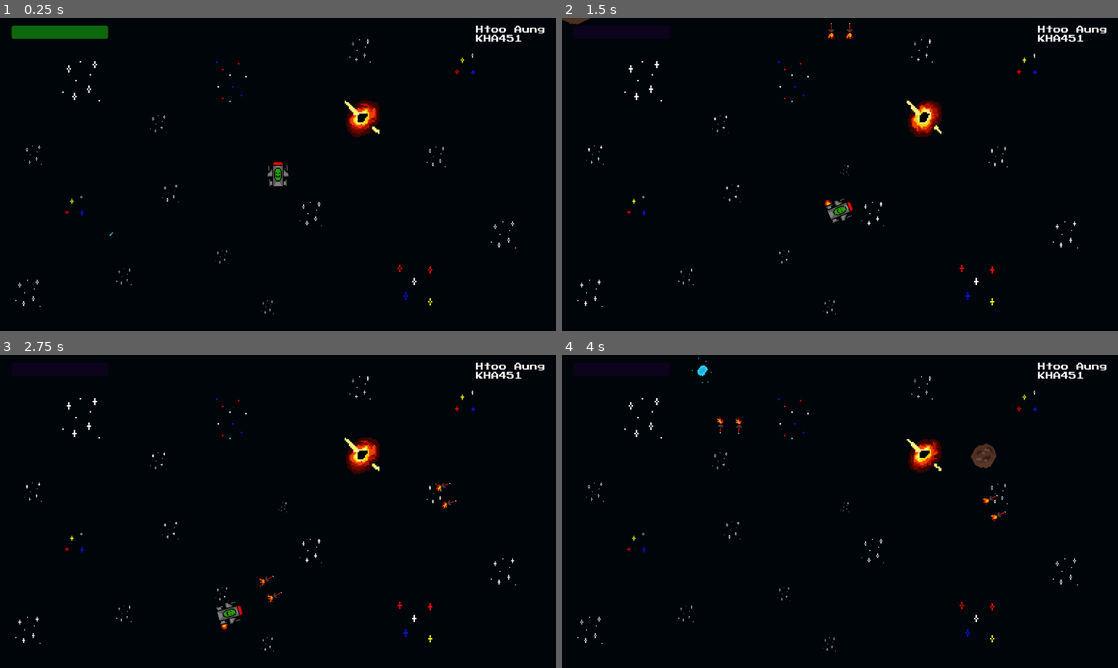
Above: before the commit, frames 1-4 (two rows, left to right).
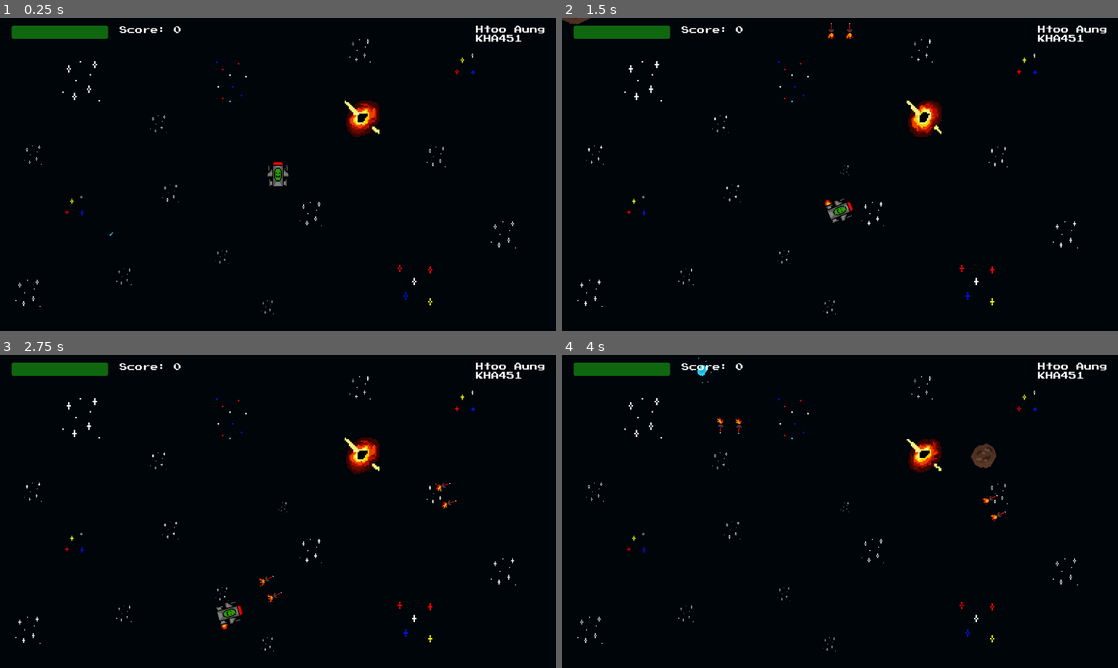
Above: after the commit, the same moments.

Repository: htoo-aung/Asteroids
Game: Godot game, scene res://scenes/main.tscn
Two runs of this game, one before a commit and one after it. Both use one fixed random seed, a clock stepped at 60 frames per second and the inputs below.
Inputs:
- Up to frame 1 (0.25 s): no input
- Up to frame 2 (1.5 s): hold D (rotate_right) 0.53-1.28 s; hold Space (shoot) 0.53-1.28 s; tap , (take_damage) at 0.8, 1.35 s; hold A (rotate_left) from 1.28 s (still down)
- Up to frame 3 (2.75 s): tap Space (shoot) at 1.55 s; release A (rotate_left) at 2.03 s; hold D (rotate_right) from 2.03 s (still down); hold Space (shoot) from 2.03 s (still down); tap , (take_damage) at 2.3 s
- Up to frame 4 (4 s): release Space (shoot) at 2.78 s; tap , (take_damage) at 2.85, 3.8 s; tap Space (shoot) at 3.05 s; release D (rotate_right) at 3.53 s; hold A (rotate_left) from 3.53 s (still down); hold Space (shoot) from 3.53 s (still down)

The runs differ from the first frame. In frame 1, 0.1% of the frame differs, in the area x 21-33%, y 2-5%; in frame 2, 0.8%, in the area x 2-33%, y 2-7%; in frame 3, 0.8%; in frame 4, 0.8%.

Commit message:
added score a functional score system

Diff:
--- /dev/null
+++ b/scenes/game_manager.tscn
@@ -0,0 +1,6 @@
+[gd_scene load_steps=2 format=3 uid="uid://dbdixs75phf3"]
+
+[ext_resource type="Script" path="res://scripts/game_manager.gd" id="1_cqdrj"]
+
+[node name="GameManager" type="Node"]
+script = ExtResource("1_cqdrj")
--- a/scenes/main.tscn
+++ b/scenes/main.tscn
@@ -4,13 +4,13 @@
 [ext_resource type="Script" path="res://scripts/main.gd" id="1_w2mvy"]
 [ext_resource type="PackedScene" uid="uid://brukriyo3lckw" path="res://scenes/player.tscn" id="2_m5syh"]
 [ext_resource type="Script" path="res://scripts/hud_manager.gd" id="3_ihvn3"]
-[ext_resource type="Script" path="res://scripts/game_manager.gd" id="3_nxakd"]
 [ext_resource type="Texture2D" uid="uid://bievwn5fjcer6" path="res://assets/sprites/stars.png" id="3_psbwy"]
+[ext_resource type="PackedScene" uid="uid://dbdixs75phf3" path="res://scenes/game_manager.tscn" id="3_uk04j"]
 [ext_resource type="PackedScene" uid="uid://bkkrxhpnkcpss" path="res://scenes/asteroid.tscn" id="4_24ike"]
 [ext_resource type="FontFile" uid="uid://ddg18mf0nb4yj" path="res://assets/fonts/PressStart2P-vaV7.ttf" id="6_bakdp"]
 
 [sub_resource type="StyleBoxFlat" id="StyleBoxFlat_ybsgm"]
-bg_color = Color(0.129412, 0.00392157, 0.211765, 0.403922)
+bg_color = Color(0.129412, 0.00392157, 0.211765, 0.568627)
 border_color = Color(1, 1, 1, 1)
 corner_radius_top_left = 4
 corner_radius_top_right = 4
@@ -250,8 +250,7 @@
 script = ExtResource("1_w2mvy")
 asteroid_scene = ExtResource("4_24ike")
 
-[node name="GameManager" type="Node" parent="."]
-script = ExtResource("3_nxakd")
+[node name="GameManager" parent="." instance=ExtResource("3_uk04j")]
 
 [node name="HUDManager" type="Node" parent="."]
 script = ExtResource("3_ihvn3")
@@ -280,7 +279,15 @@
 value = 100.0
 show_percentage = false
 
-[node name="Label" type="Label" parent="."]
+[node name="Score" type="Label" parent="."]
+offset_left = -328.0
+offset_top = -307.0
+offset_right = -200.0
+offset_bottom = -284.0
+theme_override_fonts/font = ExtResource("6_bakdp")
+text = "Score: 0"
+
+[node name="NameNSID" type="Label" parent="."]
 z_index = -1
 offset_left = 410.0
 offset_top = -308.0
@@ -430,6 +437,7 @@
 frame_progress = 0.04591
 
 [node name="ShootingStar" type="AnimatedSprite2D" parent="Background"]
+z_index = -1
 position = Vector2(-353, 131)
 sprite_frames = SubResource("SpriteFrames_sim25")
 autoplay = "default"
--- a/scripts/game_manager.gd
+++ b/scripts/game_manager.gd
@@ -1,12 +1,9 @@
 extends Node
 
-@onready var player: RigidBody2D = $"../Player"
+@onready var scoreLabel: Label = $"../Score"
 
-# Called when the node enters the scene tree for the first time.
-func _ready() -> void:
-	pass
+var score = 0
 
-
-# Called every frame. 'delta' is the elapsed time since the previous frame.
-func _process(delta: float) -> void:
-	pass
+func add_score():
+	score += 1
+	scoreLabel.text = "Score: " + str(score)
--- a/scripts/missile.gd
+++ b/scripts/missile.gd
@@ -5,6 +5,8 @@
 
 var distance_travelled = 0
 var is_exploding = false
+
+signal score_added
 
 func _physics_process(delta: float) -> void:
 	const SPEED = 300.0
@@ -29,6 +31,7 @@
 		animatedSprite.connect("animation_finished", _on_explosion_finished)
 
 func _on_body_entered(body: Node2D) -> void:
+	emit_signal("score_added")
 	body.start_explosion()
 	start_explosion()
 
--- a/scripts/player.gd
+++ b/scripts/player.gd
@@ -54,9 +54,6 @@
 	if(can_shoot == true and Input.is_action_pressed("shoot")):
 		shoot()
 
-	if (Input.is_action_pressed("take_damage")):
-		take_damage()
-
 
 func shoot():
 	const MISSILE = preload("res://scenes/missile.tscn")
@@ -69,6 +66,9 @@
 	new_missile1.global_rotation = global_rotation
 	new_missile2.global_position = %ShootingPoint2.global_position
 	new_missile2.global_rotation = global_rotation
+
+	new_missile1.connect("score_added", get_node("/root/Main/GameManager").add_score)
+	new_missile2.connect("score_added", get_node("/root/Main/GameManager").add_score)
 
 	# Missiles do not stick to ship's rotation
 	get_tree().current_scene.add_child(new_missile1)
@@ -137,6 +137,3 @@
 
 func get_health():
 	return health
-
-func take_damage():
-	health -= 20
